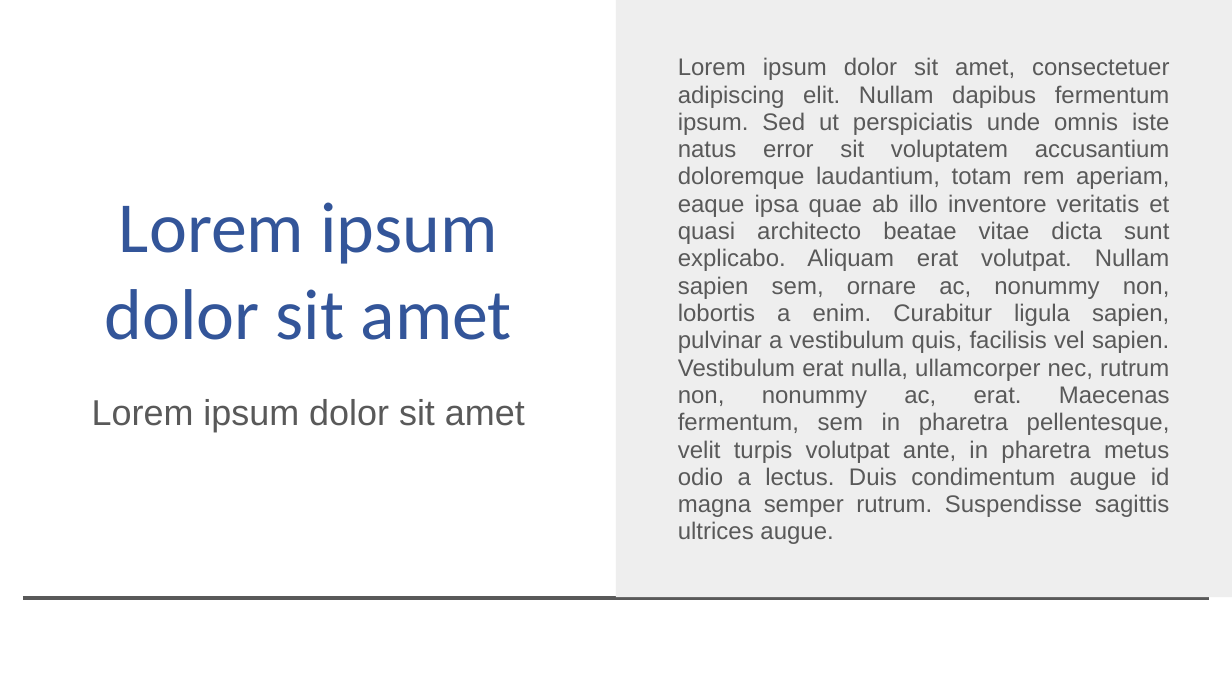
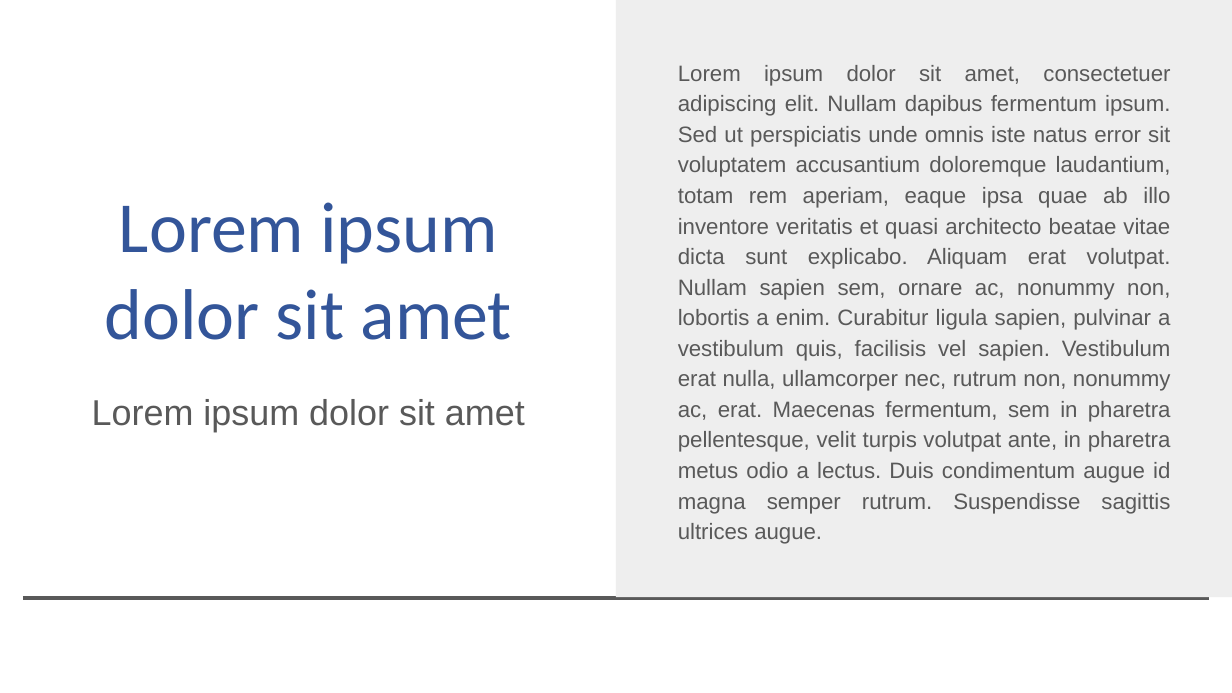
Before and after one commit to Zuskat/MP-visualni-styl-gymnasia, a slide deck: slide 8 of šablony/prezentace/Prezentace GJK.pptx. Drawn at 1232x693 pixels with LibreOffice and Linux fonts; fonts in the diff are those of the drawing; background and template pictures are left out. Boxes give left, top, right and bottom in pixels: in the first picture for what was removed or moved away, otherwise in the second. Text is boxed around its words. In the diff, an @@ line names an element or a change of style, - is before the commit and + after.

```diff
--- a/šablony/prezentace/Prezentace GJK.pptx
+++ b/šablony/prezentace/Prezentace GJK.pptx
@@ text "Lorem ipsum dolor sit amet, ..." at bbox=[678, 65, 1171, 544]: size 14 to 12.9 pt; line spacing 0.95 to 1.15 @@
```
Also in this commit, not shown: 2 other slides changed.
